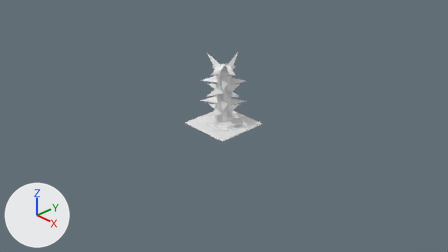
An edit to the Blender file Assets_Files/Environment/Floor_Tiles/Floor_Tiles.blend, drawn before and after from the same camera.
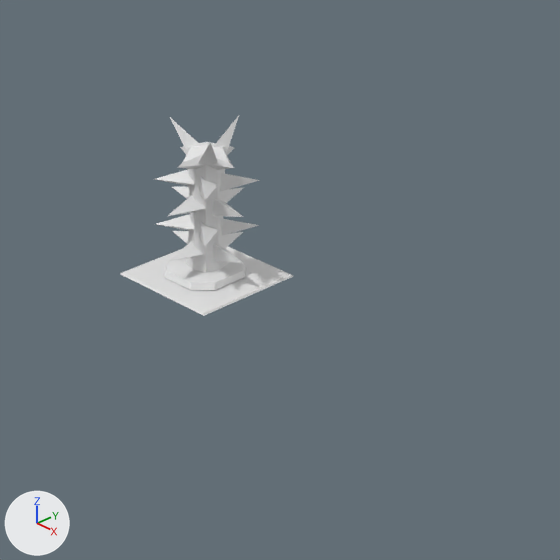
There are two pictures of each version: one from the file's camera 'Camera', one close up on the part from 29% to 85% of the width and 0% to 100% of the height. Every picture has the same lights, and +X, +Y and +Z are marked at lower left.

Names of what the first close-up shows: 'Floor_Tile', 'Spikes'.
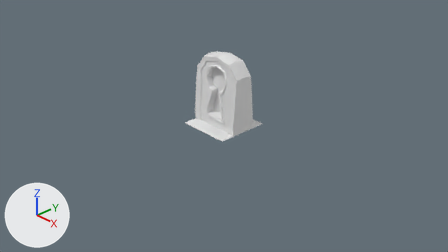
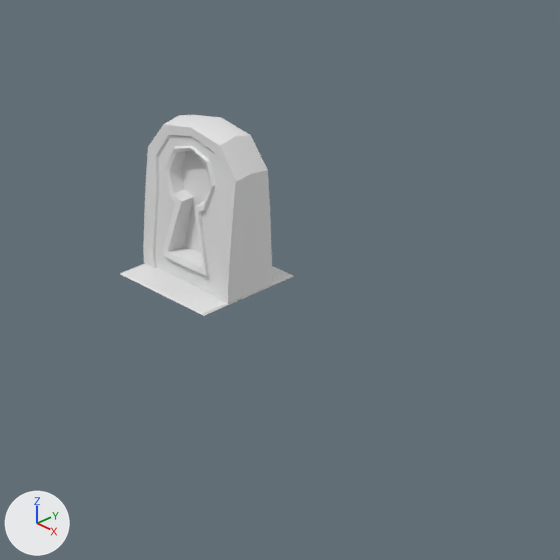
Patch to the scene script:
```diff
--- a/Assets_Files/Environment/Floor_Tiles/Floor_Tiles.blend.py
+++ b/Assets_Files/Environment/Floor_Tiles/Floor_Tiles.blend.py
@@ ob_locked_door @@
 _m = ob_locked_door.modifiers.new('Mirror', 'MIRROR')
 _m.use_clip = True
-ob_locked_door.hide_set(True)
@@ ob_spikes @@
 ob_spikes.location = (0.0, 0.0, 0.0)
+ob_spikes.hide_set(True)
```

What differs and where, as boxes [x1, y1, x2, y2] in the close-ups (560 x 560 px):
'Locked_Door', shown
    after: [143, 115, 272, 303]
'Spikes', hidden
    before: [155, 116, 260, 290]
